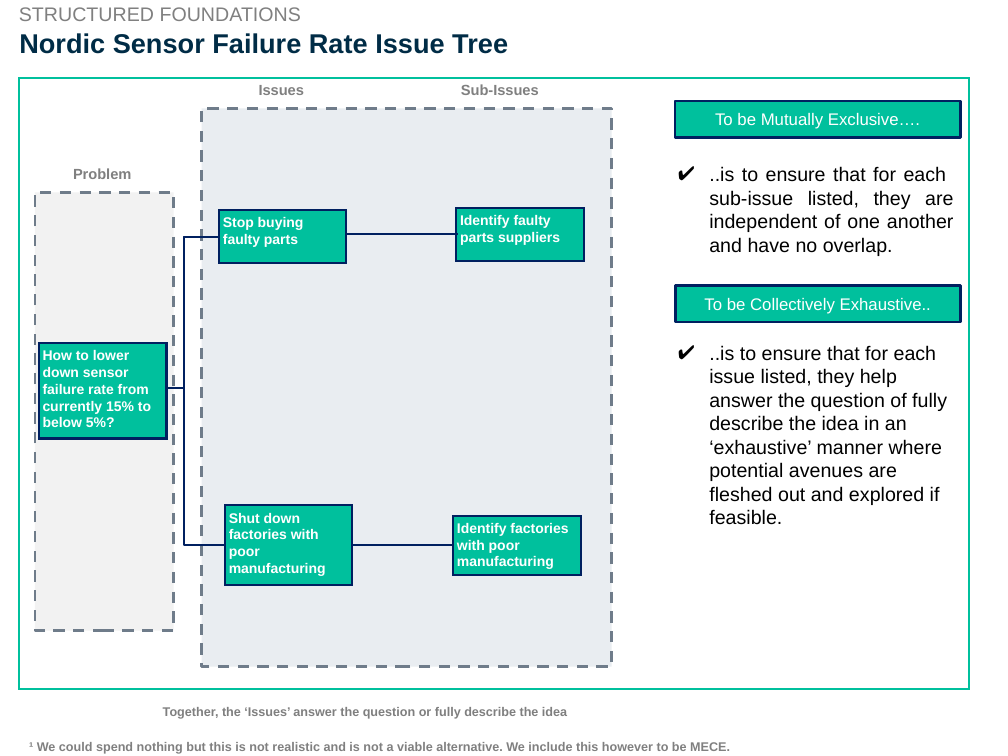
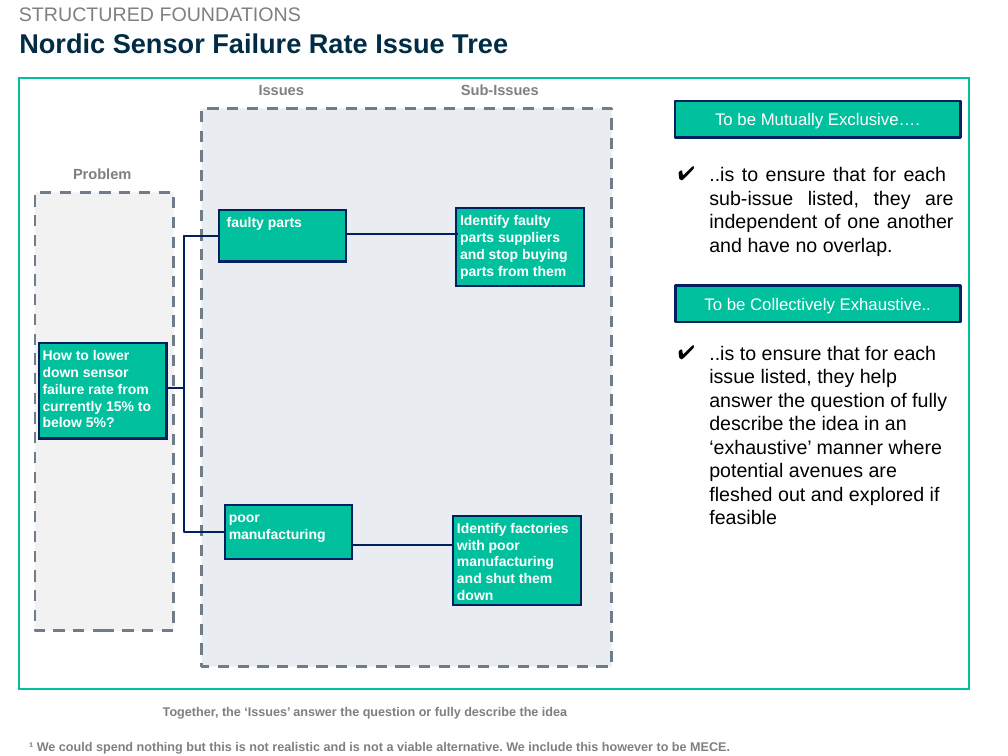
Before and after one commit to xinwang-us/Issue-Trees, a slide deck: slide 1 of Nordic Sensing Issue Tree.pptx. Drawn at 1008x756 pixels with LibreOffice and Linux fonts; fonts in the diff are those of the drawing. Boxes give left, top, right and bottom in pixels: in the first picture for what was removed or moved away, otherwise in the second. Text is boxed around its words. In the diff, an @@ line names an element or a change of style, - is before the commit and + after.

```diff
--- a/Nordic Sensing Issue Tree.pptx
+++ b/Nordic Sensing Issue Tree.pptx
@@ rectangle "Identify faulty parts suppliers and ...": place and size @@
-rectangle "Identify faulty parts suppliers and ..." at (457,208,585,261)
+rectangle "Identify faulty parts suppliers and ..." at (457,208,585,285)
@@ text in rectangle at (227,217,302,230): text changed @@
-Stop buying faulty parts
+faulty parts
@@ text in rectangle at (460,215,568,279): text changed @@
-Identify faulty parts suppliers
+Identify faulty parts suppliers and stop buying parts from them
@@ text at (709,345,947,525): text changed @@
-✔ ..is to ensure that for each
-  issue listed, they help answer the question of fully describe the idea in an ‘exhaustive’ manner where potential avenues are fleshed out and explored if feasible.
+✔ ..is to ensure that for each
+  issue listed, they help answer the question of fully describe the idea in an ‘exhaustive’ manner where potential avenues are fleshed out and explored if feasible
@@ elbow line moved from (225, 545) - (183, 385) to (225, 532) - (183, 388) @@
@@ rectangle "poor manufacturing": place and size @@
-rectangle "poor manufacturing" at (225,505,352,585)
+rectangle "poor manufacturing" at (225,505,352,558)
@@ text in rectangle at (229,514,326,542): text changed @@
-Shut down factories with poor manufacturing
+poor manufacturing
@@ rectangle "Identify factories with poor manufacturing ...": place and size @@
-rectangle "Identify factories with poor manufacturing ..." at (454,516,582,576)
+rectangle "Identify factories with poor manufacturing ..." at (454,516,582,605)
@@ text in rectangle at (457,523,568,600): text changed @@
-Identify factories with poor manufacturing
+Identify factories with poor manufacturing and shut them down
```
